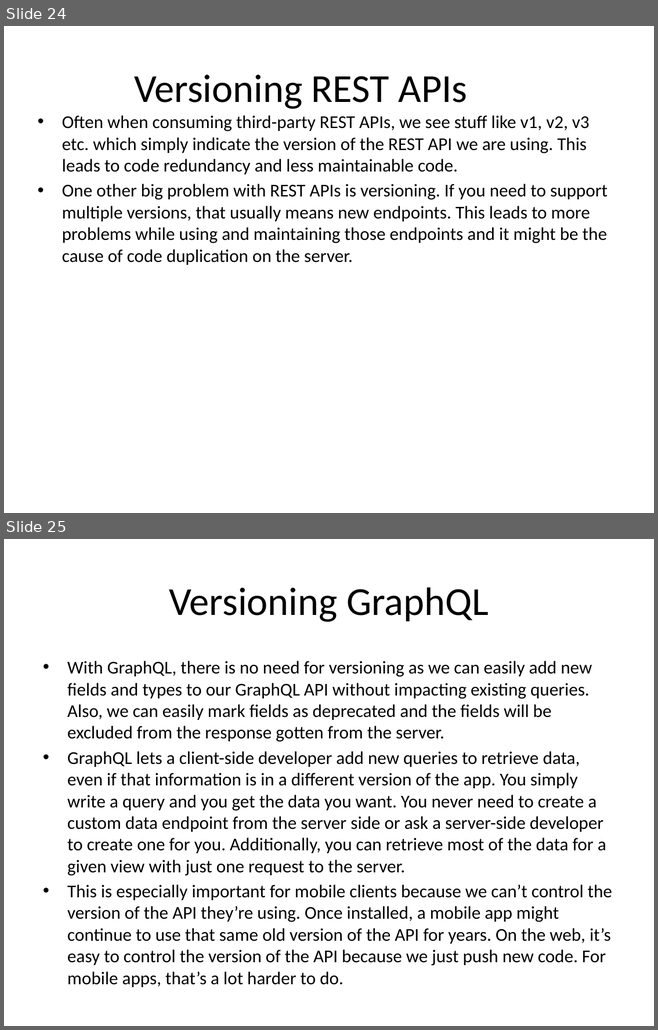
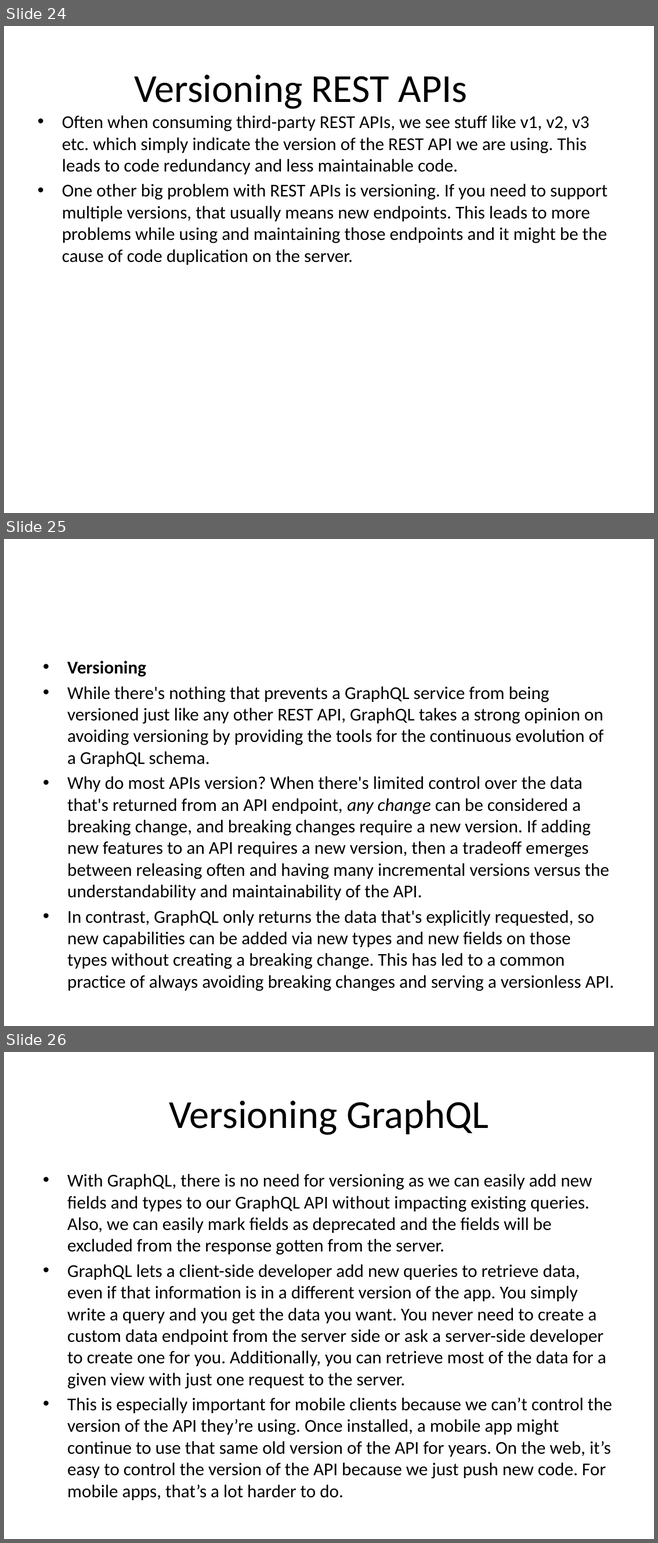
Before and after one commit to patelg123/graphql-presentation, a slide deck: GraphQL_v3.pptx. Shown one above the other, each under a label of ours: slides 24 and 25 before the commit, slides 24, 25 and 26 after it. The pictures are 658x1030 and 658x1543 pixels, drawn with LibreOffice and Linux fonts; fonts in the diff are those of the drawing. Boxes give left, top, right and bottom in pixels: in the first picture for what was removed or moved away, otherwise in the second. Text is boxed around its words. In the diff, an @@ line names an element or a change of style, - is before the commit and + after.

```diff
--- a/GraphQL_v3.pptx
+++ b/GraphQL_v3.pptx
@@ slide 25 added at [4,539,654,1026], background #FFFFFF @@
@@ text added at [67,661,609,969], 20 pt, text #000000 @@
+• Versioning
+• While there's nothing that prevents a GraphQL service from being versioned just like any other REST API, GraphQL takes a strong opinion on avoiding versioning by providing the tools for the continuous evolution of a GraphQL schema.
+• Why do most APIs version? When there's limited control over the data that's returned from an API endpoint, any change can be considered a breaking change, and breaking changes require a new version. If adding new features to an API requires a new version, then a tradeoff emerges between releasing often and having many incremental versions versus the understandability and maintainability of the API.
+• In contrast, GraphQL only returns the data that's explicitly requested, so new capabilities can be added via new types and new fields on those types without creating a breaking change. This has led to a common practice of always avoiding breaking changes and serving a versionless API.
@@ what was slide 25 is now slide 26 @@
```
Also in this commit, not shown: 1 other slide added, 1 other file.
